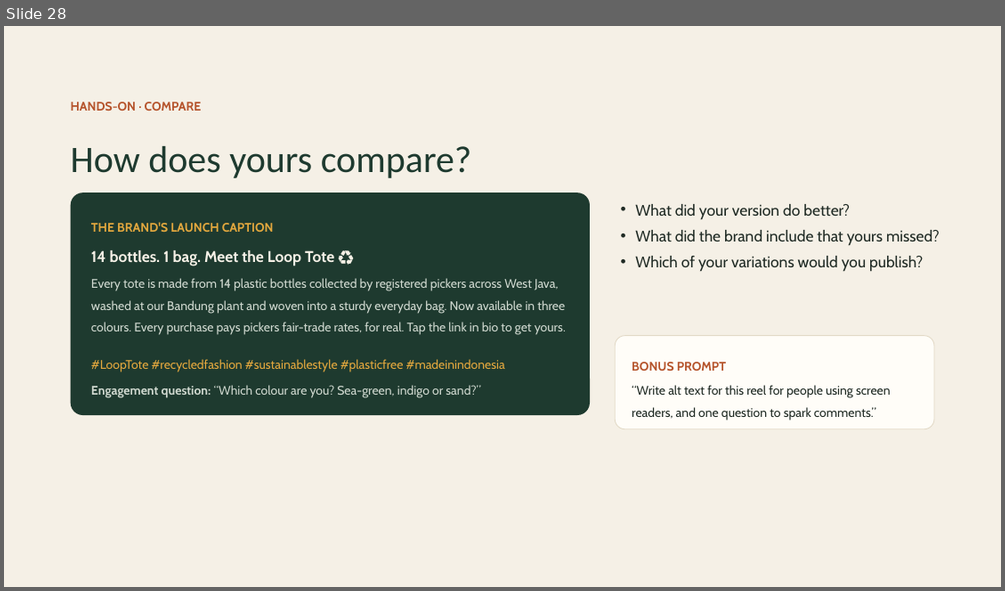
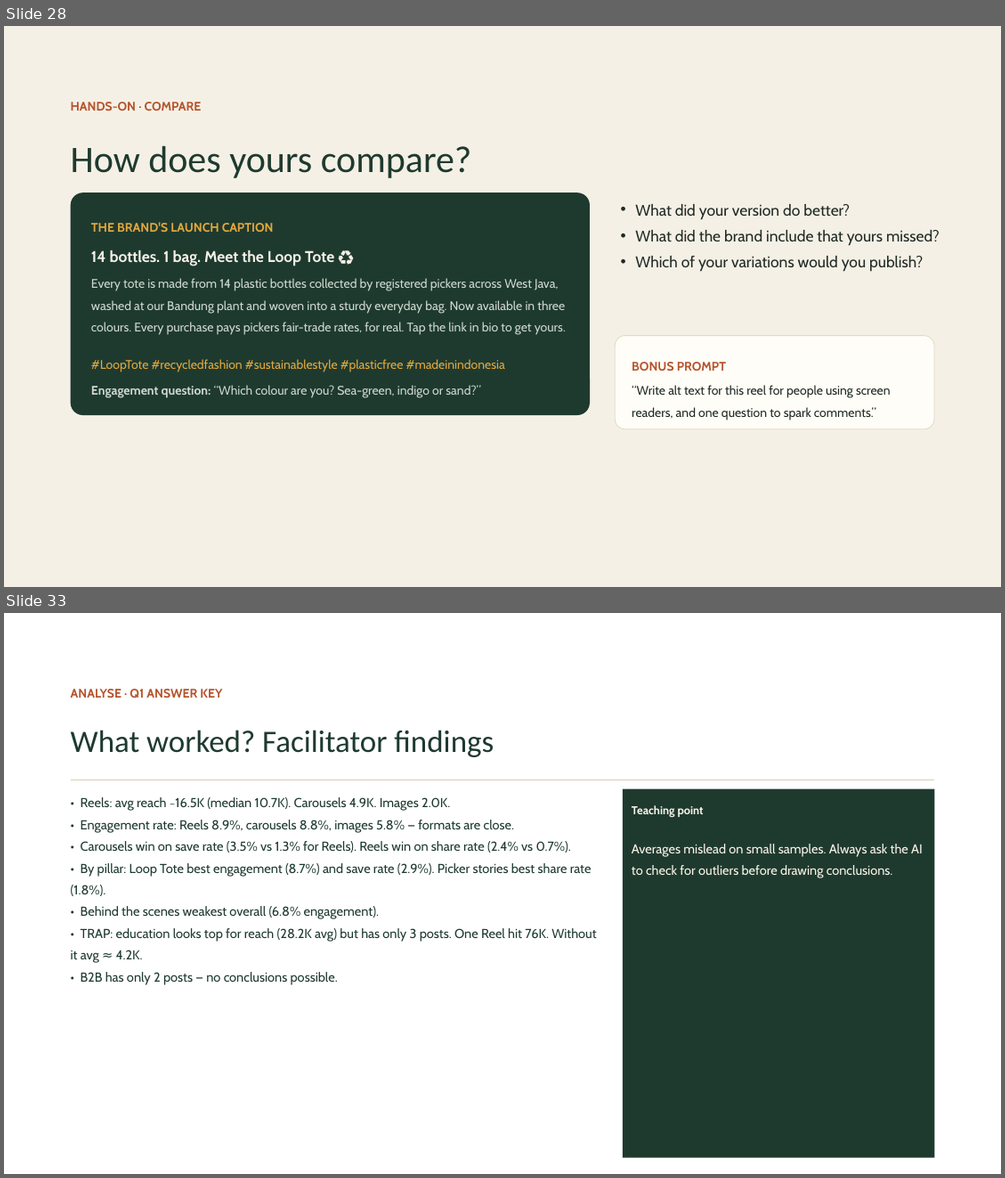
Before and after one commit to itsbharathp/LoopCycle, a slide deck: Prestentations/AI for Content Creation — The Basics.pptx. Shown one above the other, each under a label of ours: slide 28 before the commit, slides 28 and 33 after it; the slides between them are not shown. The pictures are 1005x591 and 1005x1178 pixels, drawn with LibreOffice and Linux fonts; fonts in the diff are those of the drawing. Boxes give left, top, right and bottom in pixels: in the first picture for what was removed or moved away, otherwise in the second. Text is boxed around its words. In the diff, an @@ line names an element or a change of style, - is before the commit and + after.

Commit message:
Add Part Four Analyse workshop section and GitHub Pages site
- PPTX: add 15 new slides for Part Four (5 AI analysis questions with
  prompt + answer-key pairs, setup, shared context, and wrap-up slides)
- PPTX: rebuilt from clean original to fix corrupt OOXML structure
- docs/index.html: single-file GitHub Pages slide deck of all 44 slides
  with keyboard/swipe navigation, URL hash deep-linking, and responsive layout

```diff
--- a/Prestentations/AI for Content Creation — The Basics.pptx
+++ b/Prestentations/AI for Content Creation — The Basics.pptx
@@ slide 33 added at (4, 613, 1001, 1174), background #FFFFFF @@
@@ text added at (71, 689, 222, 698), 12 pt, text #B5532B, bold @@
+ANALYSE · Q1 ANSWER KEY
@@ text added at (71, 730, 494, 757), 30 pt, text #1E3A2F @@
+What worked? Facilitator findings
@@ line added from (71, 779) to (934, 779), #D9CDB6 1 pt @@
@@ text added at (71, 797, 596, 985), 12.5 pt, text #1E3A2F @@
+• Reels: avg reach ~16.5K (median 10.7K). Carousels 4.9K. Images 2.0K.
+• Engagement rate: Reels 8.9%, carousels 8.8%, images 5.8% — formats are close.
+• Carousels win on save rate (3.5% vs 1.3% for Reels). Reels win on share rate (2.4% vs 0.7%).
+• By pillar: Loop Tote best engagement (8.7%) and save rate (2.9%). Picker stories best share rate (1.8%).
+• Behind the scenes weakest overall (6.8% engagement).
+• TRAP: education looks top for reach (28.2K avg) but has only 3 posts. One Reel hit 76K. Without it avg ≈ 4.2K.
+• B2B has only 2 posts — no conclusions possible.
@@ rectangle added at (623, 788, 934, 1158), fill #1E3A2F @@
@@ text added at (631, 805, 922, 878), 12.5 pt, text #FBF3E8 @@
+Teaching point
+Averages mislead on small samples. Always ask the AI to check for outliers before drawing conclusions.
```
Also in this commit, not shown: 14 other slides added, 1 slide removed, 1 other file.
